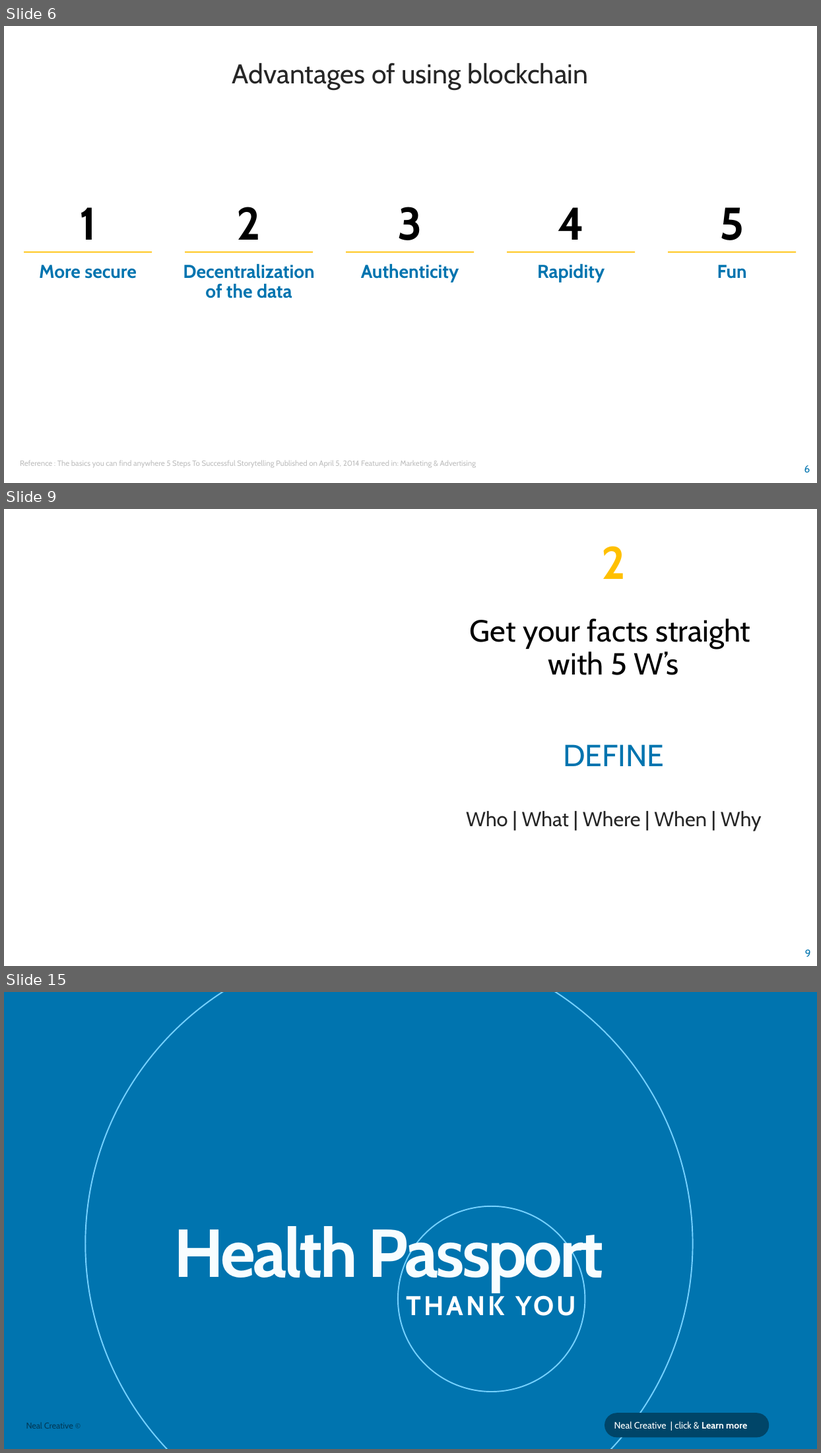
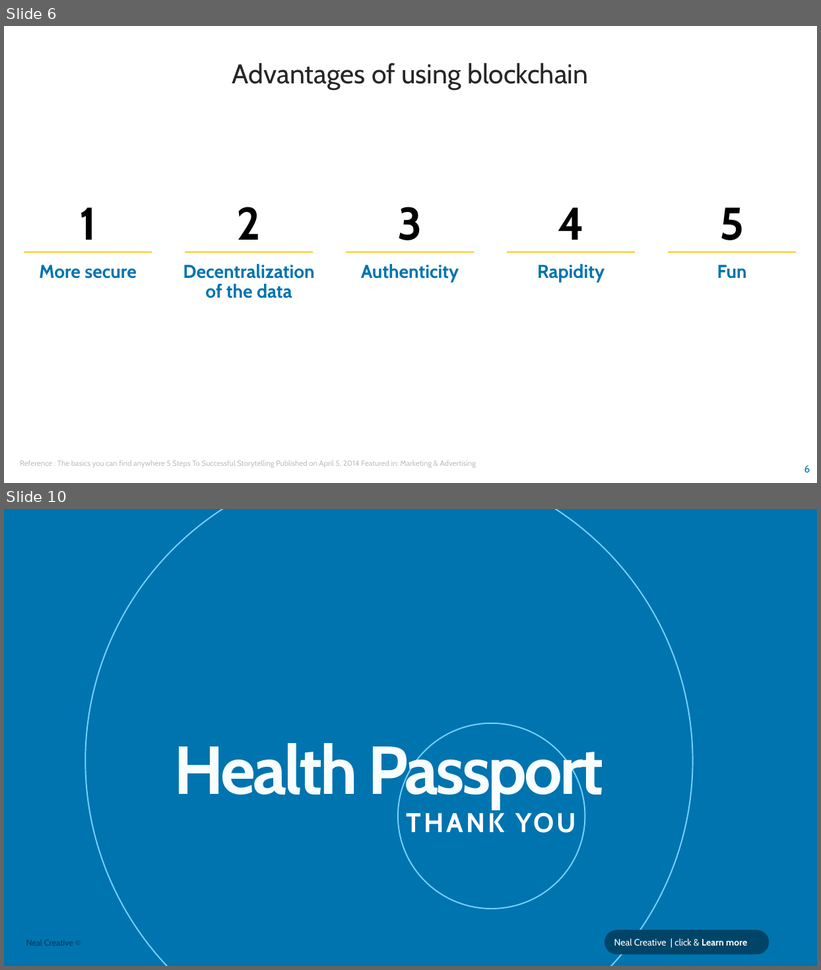
Before and after one commit to amaury-mercier/hackathon_blockchain, a slide deck: Hackathon Blockchain bis.pptx. Shown one above the other, each under a label of ours: slides 6, 9 and 15 before the commit, slides 6 and 10 after it; the slides between them are not shown. The pictures are 821x1453 and 821x970 pixels, drawn with LibreOffice and Linux fonts; fonts in the diff are those of the drawing; background and template pictures are left out. Boxes give left, top, right and bottom in pixels: in the first picture for what was removed or moved away, otherwise in the second. Text is boxed around its words. In the diff, an @@ line names an element or a change of style, - is before the commit and + after.

```diff
--- a/Hackathon Blockchain bis.pptx
+++ b/Hackathon Blockchain bis.pptx
@@ slide 9 removed at <box>4,509,817,966</box>, background #FFFFFF @@
@@ text removed at <box>602,546,626,579</box> @@
-2
@@ text removed at <box>470,619,750,675</box> @@
-Get your facts straight
-with 5 W’s
@@ text removed at <box>466,745,762,830</box> @@
-DEFINE
-    Who | What | Where | When | Why
@@ page number removed at <box>805,950,811,957</box> @@
-9
@@ what was slide 15 is now slide 10 @@
```
Also in this commit, not shown: 3 slides added, 7 other slides removed.
